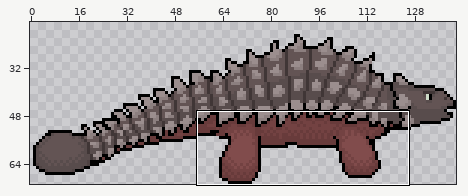
File history of a sprite sheet, Game/ReptileRampage/Assets/Sprites/ankly_smash/anly_smash_9.png. The first picture is a wide view before the edit; the outline marks the close-up.
Close-up. The starting point:
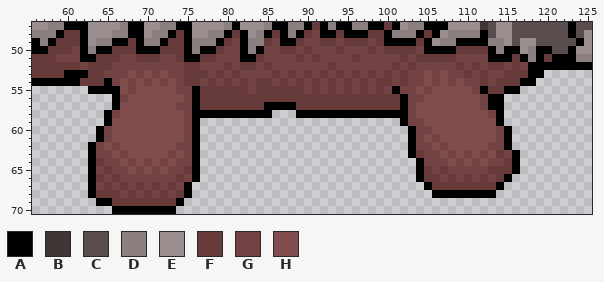
The file is 142x71 pixels. Colours within 5 levels of each other are drawn and written as one. Shown: x 56..125, y 47..70. The wide view leaves out empty margins.
Palette (. is transparent): A #000000  B #403636  C #584c4c  D #8c7f7f  E #9b8e8e  F #683b3b  G #734242  H #814c4c
Pixels before, first column x 56:
47 EEDDAAAEEEEDAAEEDDAAEEEEDAEEEDAADDAFADAADDAAFAEDDAAAEEEEBCEECCCCCCCACC
48 DDDAFFAEEEDDAAEDDAFAEEDDAFAEDAFADAFGAAFAAAFFADDDAFAEDDDDACEECCCCCCCACE
49 ADAFFFAEDDAAFADDAFFADDDAFGADDFGAAFGGFFGFFFGFAAAAFAEDDAAAADDECEECCCCCAE
50 AAFFFGADAAFFFAAAFFFADAAFGGADAGGFFGFGGGFGGGFGFFFFGAAAAFFFFADAAEDAACCAEE
51 FFFGGGAAFFFGGFFFGGFAAFFGGGAAFGGGGFGFGGGGFGGGGGFGFFFFFGGGGAAAFADAFAAADD
52 FFFFFFGFFFGGGGGGGGGFFGGGFGFFGFGGGGGGGFGGGGGGGFGFGGGGGFGFGFFGFGAAAAAAAA
53 FFFFAAAFFGGGHGHGHGGFFFGFGFGGGGFGFGFGFGFGFGFGFGFGGHGHGGFGFGGFFFAA......
54 AAAAAAFFFAGHGHGHGHGFFGFGFGFGFFGFGFGFGFGFGFGFFGFGGHGHGHGGFGFFFAA.......
55 .......AAAAHGHHHHHGGAFFFFFFGFFFFFFGFGFGFGFGFGAGGHGHHHHHGAFFAA.........
56 ..........AGHHHHHHHGAFFFFFFFFFFFFFFFFFFFFFFFFFAGGHHHHHHHGAA...........
57 ..........AHHHHHHHGGAFFFFFFFFAAAAFFFFFFFFFFFFFAGHHHHHHHHGAA...........
58 .........AGHHHHHHHHGAAAAAAAAAA...AAAAAAAAAAAAAAGHHHHHHHHHGA...........
59 .........AHHHHHHHHHGA.........................AGGHHHHHHHHHA...........
60 ........AGHHHHHHHHHGA..........................AGGHHHHHHHHGA..........
61 ........AGHHHHHHHHHGA..........................AGHGHHHHHHHGA..........
62 .......AGHGHHHHHHHGGA..........................AGGHGHHHHHGGA..........
63 .......AGGHGHHHHHGHGA..........................AFGGHGHGHGHFGA.........
64 .......AFGGHGHGHGHGGA...........................AGGGHGHGHGGFA.........
65 .......AGFGGHGHGHGGFA...........................AFGFGGGGGFFFA.........
66 .......AFGFGGGGGGGFGA...........................AFFGFGFGFGFA..........
67 .......AGFGFGFGFGFGA.............................AFFFFFFFFA...........
68 .......AFFFGFGFGFGFA..............................AAAAAAAA............
69 ........AAFFFFFFFFA...................................................
70 ..........AAAAAAAA....................................................
Now the later version:
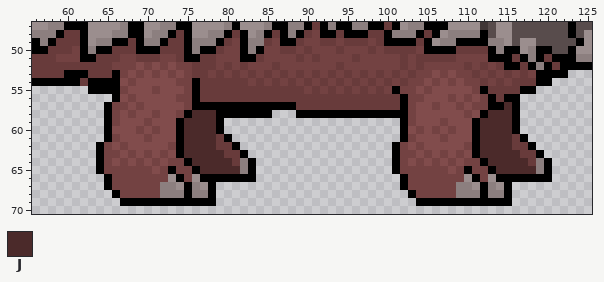
Colours new in this view: J #4b2a2a
The edit:
Changed rows in their new state; - is an unchanged pixel.
first column x 62:
52 F------H-H-H-G-FF----G-GF------GF------GFGF----GFGFG-AAF-D-F-
53 ---FA-------HG-------F-FGFGFGFGFGFGFGFGFGF-GHGH-GFGF--G-G-AAA
54 -AA-A---H-H--GAF-F-F---GFGFGFGFGFGFGFG---------------G-FFAA--
55 -----GH--G--H--------F-------------------------------FFAA----
56 -----HG-----G---------------------------------G-G---FAA------
57 ---AGG-G----H--AAAAAAAA---------------------G--G-G---JA------
58 ------G--G--GAJJJ-------------------------------G-AJJJA------
59 ----G---G---AJJJJA------------------------H--G---AJJJJA------
60 --.A---G-G--AJJJJA----------------------AH-HG-G--AJJJJA------
61 --.AG---G---AJJJJFA---------------------AGH-HG---AJJJJFA-----
62 -.AGHG-----GAJJJJFFA-------------------AGH-H-H--GAJJJJFFA----
63 -.A-GHG-G-GHAJJJJJFFA------------------AGGH-HGHGHAJJJJJFFA---
64 -.A-HGHGHGHG-AJJJJJFDA-----------------AGHGH-HGHG-AJJJJJFDA--
65 -.AG--G-GHGA-G-JJJJJDA-----------------AGGGG-GH-A--AJJJJJDA--
66 -..AG------EA-EAAAAAAA------------------AGGGG-G-EAGEA-AAAAA--
67 -..A-G-G-GDDE-DEA-----------------------AGGGGGGDDEADEA-------
68 -...A-G-G-DDD-DDA------------------------AGGGGGDDD-DDA-------
69 --...AAAAAAA-AAAA-------------------------AAAAAAAAAAAA-------
70 ----........-------------------------------------------------
Boxes around the changes in both close-ups, in picture pixels (x1, y1, x2, y2):
changed: (80, 62, 568, 214)
